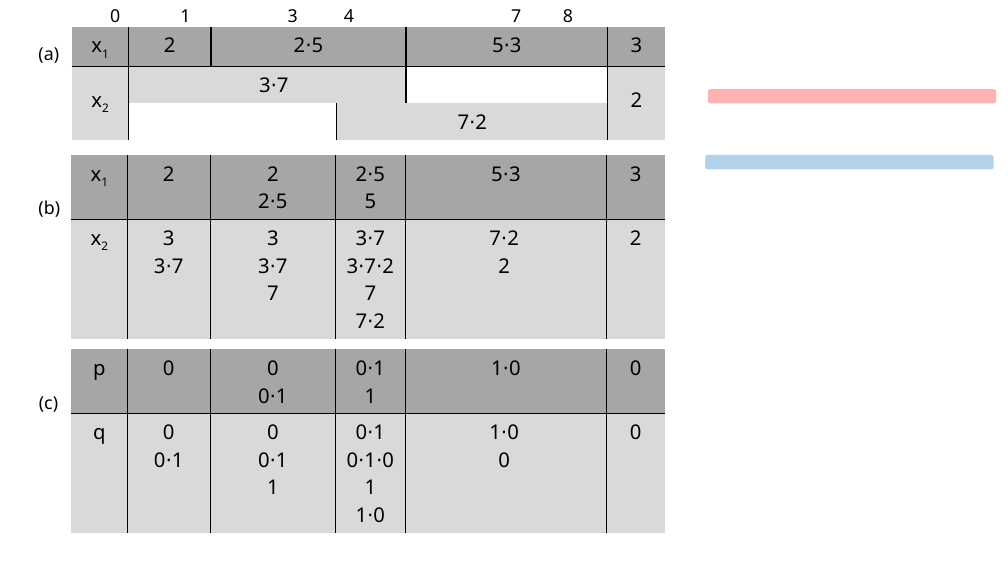
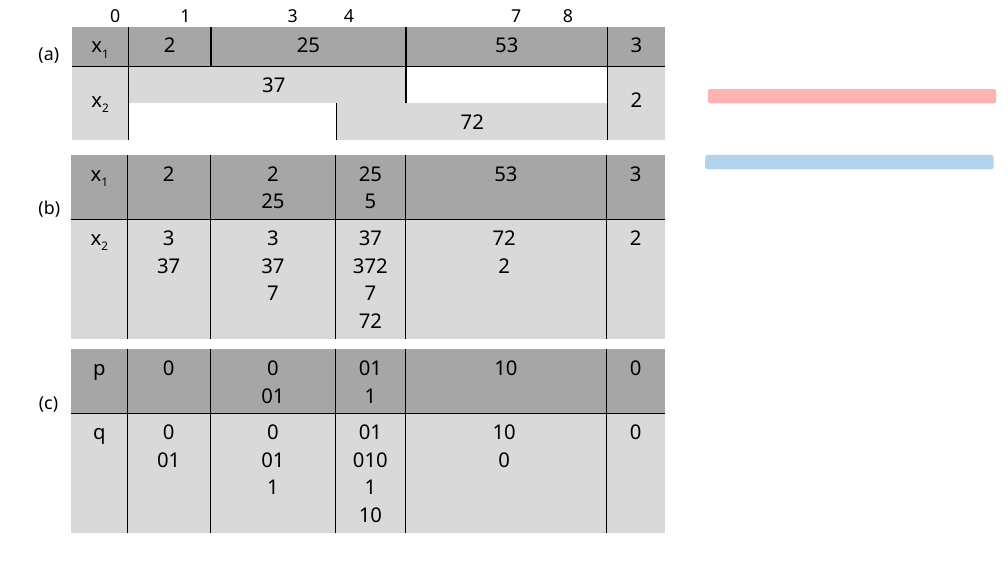
Before and after one commit to egesarac/distributed-monitoring, a slide deck: slide 5 of tex/old/figures.pptx. Drawn at 1008x567 pixels with LibreOffice and Linux fonts; fonts in the diff are those of the drawing. Boxes give left, top, right and bottom in pixels: in the first picture for what was removed or moved away, otherwise in the second. Text is boxed around its words. In the diff, an @@ line names an element or a change of style, - is before the commit and + after.

```diff
--- a/tex/old/figures.pptx
+++ b/tex/old/figures.pptx
@@ table at bbox=[72, 27, 666, 133] @@
-row 1, column 3: 2⋅5
+row 1, column 3: 25
-row 1, column 5: 5⋅3
+row 1, column 5: 53
-row 2, column 3: 3⋅7
+row 2, column 3: 37
-row 3, column 5: 7⋅2
+row 3, column 5: 72
@@ table at bbox=[71, 155, 665, 332] @@
-row 1: x1 | 2 | 2 / 2⋅5 | 2⋅5 / 5 | 5⋅3 |  |  | 3
+row 1: x1 | 2 | 2 / 25 | 25 / 5 | 53 |  |  | 3
-row 2: x2 | 3 / 3⋅7 | 3 / 3⋅7 / 7 | 3⋅7 / 3⋅7⋅2 / 7 / 7⋅2 |  | 7⋅2 / 2 |  | 2
+row 2: x2 | 3 / 37 | 3 / 37 / 7 | 37 / 372 / 7 / 72 |  | 72 / 2 |  | 2
@@ table at bbox=[71, 349, 665, 526] @@
-row 1: p | 0 | 0 / 0⋅1 | 0⋅1 / 1 | 1⋅0 |  |  | 0
+row 1: p | 0 | 0 / 01 | 01 / 1 | 10 |  |  | 0
-row 2: q | 0 / 0⋅1 | 0 / 0⋅1 / 1 | 0⋅1 / 0⋅1⋅0 / 1 / 1⋅0 |  | 1⋅0 / 0 |  | 0
+row 2: q | 0 / 01 | 0 / 01 / 1 | 01 / 010 / 1 / 10 |  | 10 / 0 |  | 0
```
Also in this commit, not shown: 3 other slides changed, 6 other files.
